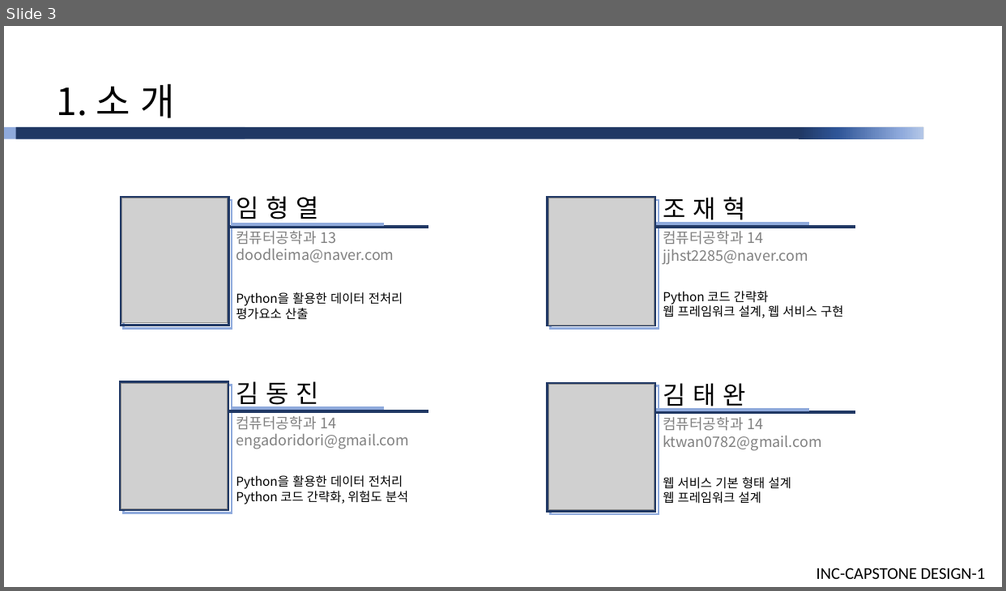
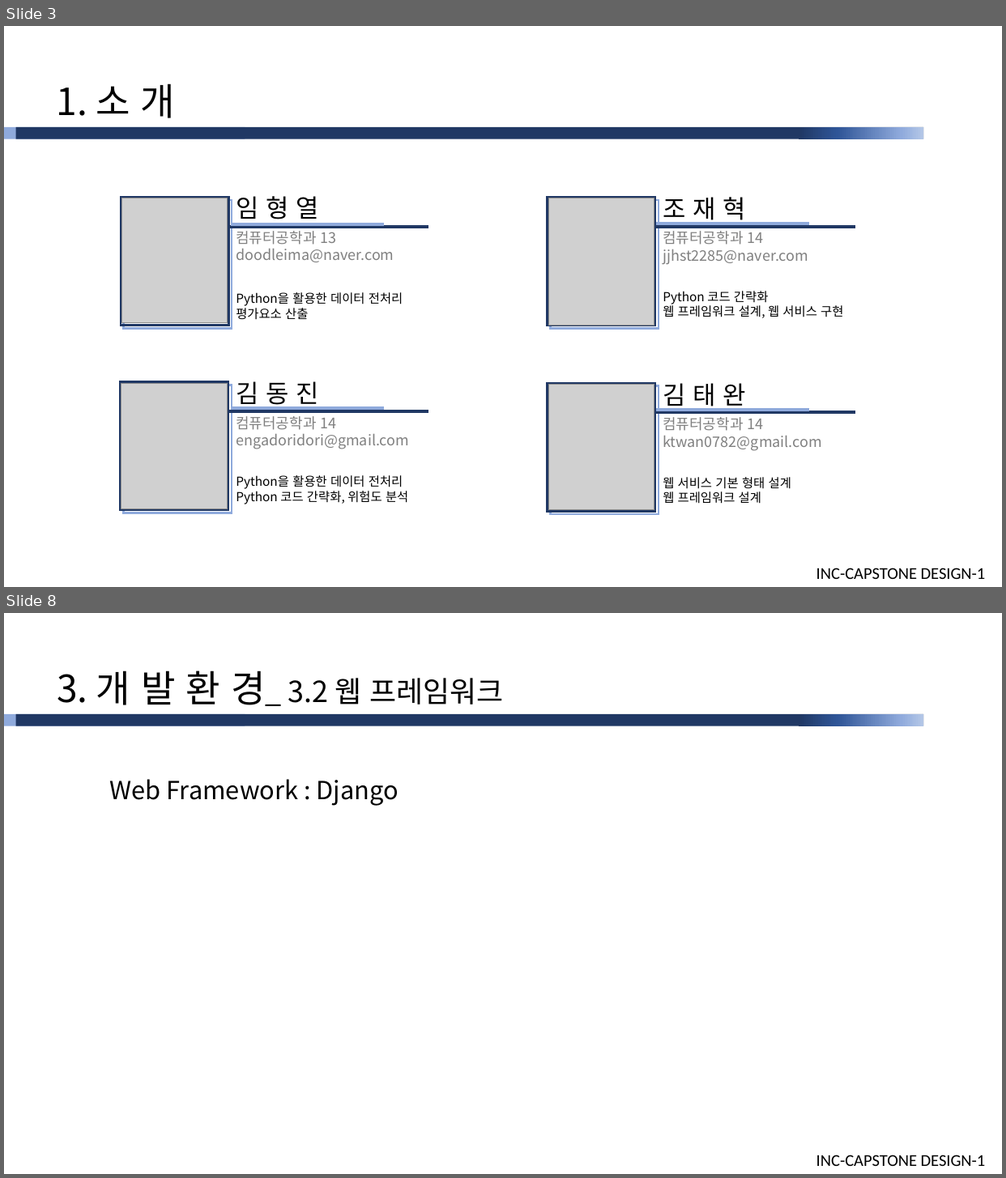
Before and after one commit to cutiecrab/CAR, a slide deck: 주차별 상세/10주/[피드백미반영]산학캡스톤디자인1_발표자료(10주).pptx. Shown one above the other, each under a label of ours: slide 3 before the commit, slides 3 and 8 after it; the slides between them are not shown. The pictures are 1006x591 and 1006x1178 pixels, drawn with LibreOffice and Linux fonts; fonts in the diff are those of the drawing; grey boxes stand for pictures. Boxes give left, top, right and bottom in pixels: in the first picture for what was removed or moved away, otherwise in the second. Text is boxed around its words. In the diff, an @@ line names an element or a change of style, - is before the commit and + after.

```diff
--- a/주차별 상세/10주/[피드백미반영]산학캡스톤디자인1_발표자료(10주).pptx
+++ b/주차별 상세/10주/[피드백미반영]산학캡스톤디자인1_발표자료(10주).pptx
@@ slide 8 added at (x1=4, y1=613, x2=1002, y2=1174), background #FFFFFF; not listed: 4 template elements that a slide beside it also shows @@
@@ text added at (x1=57, y1=671, x2=504, y2=706), 28 pt, text #000000 @@
+3. 개 발 환 경_ 3.2 웹 프레임워크
@@ text added at (x1=110, y1=779, x2=398, y2=806), 24 pt, text #000000 @@
+Web Framework : Django
```
Also in this commit, not shown: 21 slides changed, 6 other slides added, 3 slides removed.
